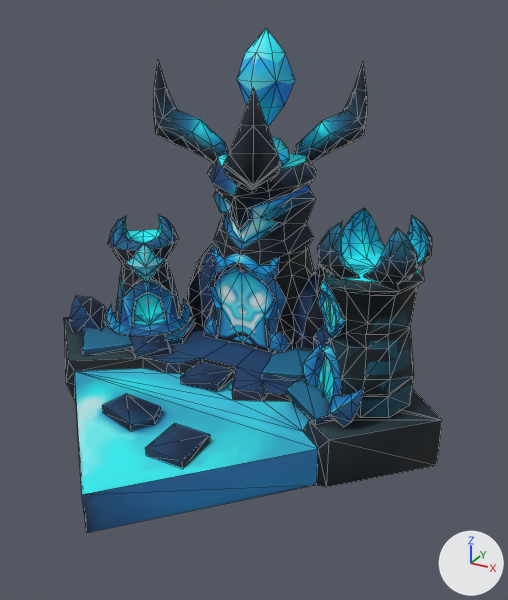
The FBX model rd/trunk/Client/cms/Assets/SourceAsset/scene/wuzi/wz_tongtianta.FBX, before and after one commit.
Before and after are seen from a 50 mm lens placed at (4.64, -7.64, 5.58), pointed at (0.59, -0.28, 1.9). Lighting does not change. The marker at lower right points along +X, +Y and +Z. Mesh edges are drawn as thin lines.

The older version as bpy lines, for what is in view:
```python
me_mesh = bpy.data.meshes.new('Mesh')
me_mesh.from_pydata(...)  # 910 vertices, 1553 faces; spans x -3.11..3.11, y -3.11..3.11, z 0.01..5.13
me_mesh.materials.append(mat_wz_tongtianta)  # picture img_wz_tongtianta_png
ob_wz_tongtianta = bpy.data.objects.new('wz_tongtianta', me_mesh)
ob_wz_tongtianta.location = (0.0, 0.0, 0.0)
```
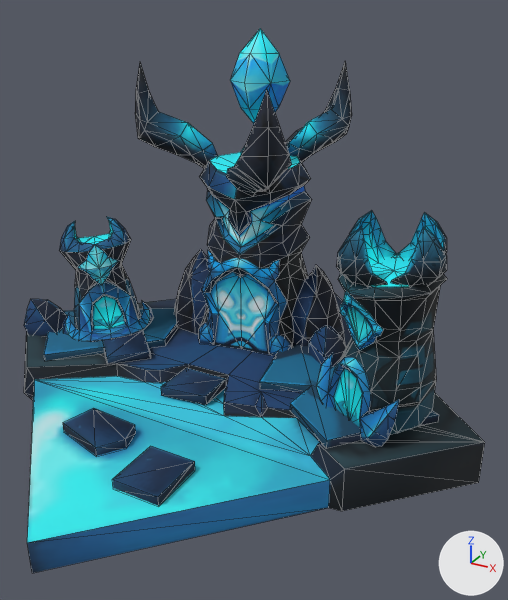
Edits to the bpy script that builds the scene:
```text
Change me_mesh:
    remove me_mesh.from_pydata(...)  # 910 vertices, 1553 faces; spans x -3.11..3.11, y -3.11..3.11, z 0.01..5.13
    add me_mesh.from_pydata(...)  # 910 vertices, 1553 faces; spans x -3.65..3.68, y -3.93..3.4, z 0.13..5.13
    me_mesh part 1: the loose piece of 13 vertices spanning x 0.99..1.59, y 0.44..1.1, z 0.75..1.36 is moved by (0.0, -0.17, 0.0)
    me_mesh part 2: the loose piece of 13 vertices spanning x -2.74..-2.17, y -0.32..0.23, z 0.59..1.25 is moved by (-0.46, -0.48, 0.04)
    me_mesh part 3: the loose piece of 8 vertices spanning x 0.18..0.7, y -2.19..-1.59, z 0.53..0.64 is scaled about its middle by 1.18, then moved by (0.09, -0.6, 0.0)
    me_mesh part 4: the loose piece of 8 vertices spanning x -0.37..0.18, y -0.65..-0.14, z 0.56..0.68 is scaled about its middle by 1.18, then moved by (-0.01, -0.34, 0.01)
    me_mesh part 5: the loose piece of 8 vertices spanning x -1.64..-0.85, y -0.57..0.22, z 0.71..0.8 is scaled about its middle by 1.18, then moved by (-0.21, -0.3, 0.03)
    me_mesh part 6: the loose piece of 8 vertices spanning x -2.77..-0.91, y -0.85..1.15, z 0.68..0.78 is scaled about its middle by 1.18, then moved by (-0.32, -0.24, 0.03)
    me_mesh part 7: the loose piece of 12 vertices spanning x 0.33..2.6, y -0.85..1.39, z 0.68..0.78 is scaled about its middle by 1.18, then moved by (0.28, -0.22, 0.03)
    me_mesh part 8: the loose piece of 10 vertices spanning x -0.88..-0.12, y -1.88..-1.33, z 0.53..0.64 is scaled about its middle by 1.18, then moved by (-0.08, -0.55, 0.0)
    me_mesh part 9: the loose piece of 134 vertices spanning x -2.21..-1.06, y -0.17..0.94, z 0.72..2.49 is multiplied about its middle by the matrix ((0.99, -0.079, -0.121), (0.084, 0.996, 0.034), (0.118, -0.043, 0.992)), then moved by (-0.5, -0.45, 0.0)
    me_mesh part 10: the loose piece of 17 vertices spanning x -1.75..-1.27, y -0.05..0.38, z 1.6..2.23 is multiplied about its middle by the matrix ((0.99, -0.079, -0.121), (0.084, 0.996, 0.034), (0.118, -0.043, 0.992)), then moved by (-0.52, -0.44, 0.01)
    me_mesh part 11: the loose piece of 195 vertices spanning x -1.49..1.36, y 0.36..2.22, z 0.71..3.4 is turned 8 degrees about the z axis through its middle, then moved by (-0.04, -0.16, 0.0)
    me_mesh part 12: the loose piece of 20 vertices spanning x -0.49..0.36, y 0.82..1.67, z 3.79..5.13 is moved by (0.0, -0.17, 0.0)
    me_mesh part 13: the loose piece of 25 vertices spanning x -0.36..0.24, y 0.99..1.61, z 3.24..3.74 is turned 8 degrees about the z axis through its middle, then moved by (-0.04, -0.17, 0.0)
    me_mesh part 14: the loose piece of 35 vertices spanning x 1.46..2.04, y -0.5..0.09, z 2.43..3.12 is multiplied about its middle by the matrix ((0.972, -0.231, -0.04), (0.23, 0.973, -0.009), (0.041, 0.0, 0.999)), then moved by (0.38, -0.36, 0.1)
    me_mesh part 15: the loose piece of 69 vertices spanning x 1.48..2.64, y 0.1..0.69, z 2.43..3.12 is multiplied about its middle by the matrix ((0.972, -0.231, -0.04), (0.23, 0.973, -0.009), (0.041, 0.0, 0.999)), then moved by (0.24, -0.3, 0.11)
    me_mesh part 16: the loose piece of 35 vertices spanning x 2.07..2.66, y -0.49..0.1, z 2.45..3.14 is multiplied about its middle by the matrix ((0.972, -0.231, -0.04), (0.23, 0.973, -0.009), (0.041, 0.0, 0.999)), then moved by (0.36, -0.22, 0.12)
    me_mesh part 17: the loose piece of 32 vertices spanning x -0.1..0.87, y -0.56..0.62, z 3.1..4.58 is turned 8 degrees about the z axis through its middle, then moved by (0.13, -0.09, 0.0)
    me_mesh part 18: the loose piece of 32 vertices spanning x -0.03..0.94, y 1.75..2.92, z 3.13..4.62 is turned 8 degrees about the z axis through its middle, then moved by (-0.19, -0.1, 0.0)
    me_mesh part 19: the loose piece of 32 vertices spanning x -1.98..-0.67, y 0.85..1.59, z 3.18..4.66 is turned 8 degrees about the z axis through its middle, then moved by (-0.02, -0.34, 0.0)
    me_mesh part 20: 204 of 910 vertices moved; they spanned x -3.11..3.11, y -3.11..3.11, z 0.01..2.52 and now span x -3.65..3.68, y -3.93..3.4, z 0.13..2.66; mean shift (0.33, -0.33, 0.08); largest move (0.0, -3.11, 0.01) -> (0.01, -3.93, 0.13)
```

What differs and where, as boxes (x1, y1, x2, y2) in the pictures (508 x 600 px; the box of a moved part takes in the faces that stretch with it):
'wz_tongtianta', reshaped (22% wider, 8% taller)
    before: (64, 28, 442, 533)
    after: (24, 28, 485, 573)
part 1 of me_mesh, moved or reshaped
    before: (313, 324, 329, 350)
    after: (308, 325, 346, 367)
part 2 of me_mesh, moved or reshaped
    before: (68, 296, 107, 332)
    after: (24, 299, 67, 336)
part 3 of me_mesh, moved or reshaped
    before: (146, 423, 210, 468)
    after: (112, 446, 195, 506)
part 4 of me_mesh, moved or reshaped
    before: (180, 361, 234, 391)
    after: (161, 368, 226, 405)
part 5 of me_mesh, moved or reshaped
    before: (129, 333, 171, 358)
    after: (103, 330, 151, 364)
part 6 of me_mesh, moved or reshaped
    before: (82, 311, 195, 355)
    after: (44, 308, 178, 361)
part 7 of me_mesh, moved or reshaped
    before: (262, 344, 335, 424)
    after: (260, 343, 439, 448)
part 8 of me_mesh, moved or reshaped
    before: (102, 394, 161, 431)
    after: (63, 408, 135, 456)
part 9 of me_mesh, moved or reshaped
    before: (104, 214, 193, 336)
    after: (59, 217, 154, 342)
part 10 of me_mesh, moved or reshaped
    before: (124, 244, 165, 283)
    after: (77, 245, 119, 285)
part 11 of me_mesh, moved or reshaped
    before: (187, 153, 325, 353)
    after: (174, 152, 345, 356)
part 12 of me_mesh, moved or reshaped
    before: (237, 28, 295, 127)
    after: (230, 28, 290, 124)
part 13 of me_mesh, moved or reshaped (not visible afterwards)
    before: (271, 135, 289, 166)
part 14 of me_mesh, moved or reshaped
    before: (317, 221, 360, 278)
    after: (336, 227, 387, 286)
part 15 of me_mesh, moved or reshaped
    before: (341, 208, 432, 268)
    after: (349, 210, 447, 263)
part 16 of me_mesh, moved or reshaped
    before: (363, 228, 418, 284)
    after: (391, 227, 447, 286)
part 17 of me_mesh, moved or reshaped
    before: (223, 88, 282, 193)
    after: (227, 90, 292, 196)
part 18 of me_mesh, moved or reshaped
    before: (294, 62, 367, 163)
    after: (285, 62, 352, 163)
part 19 of me_mesh, moved or reshaped
    before: (153, 61, 229, 163)
    after: (135, 63, 218, 168)
part 20 of me_mesh, moved or reshaped
    before: (64, 254, 442, 533)
    after: (24, 253, 485, 573)
